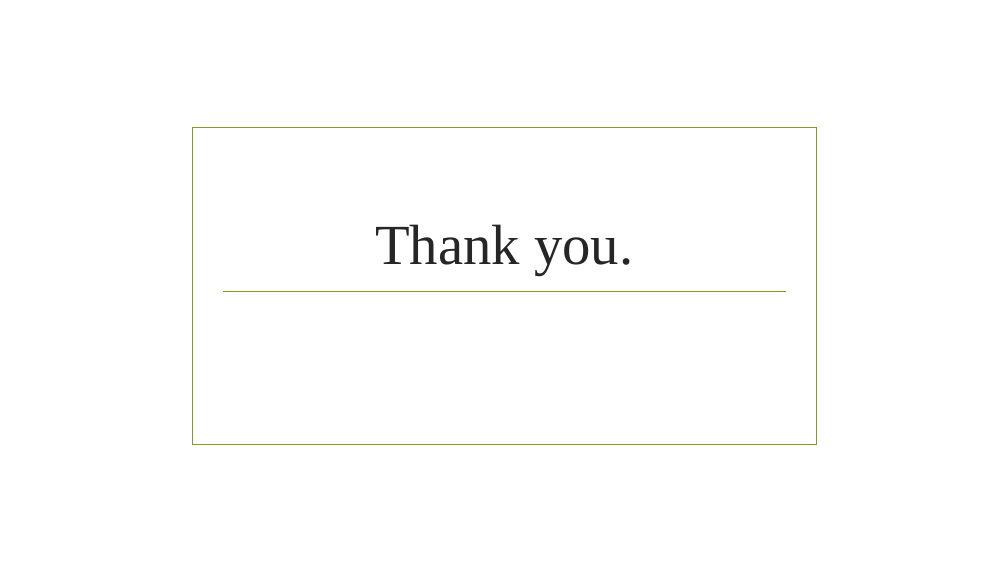
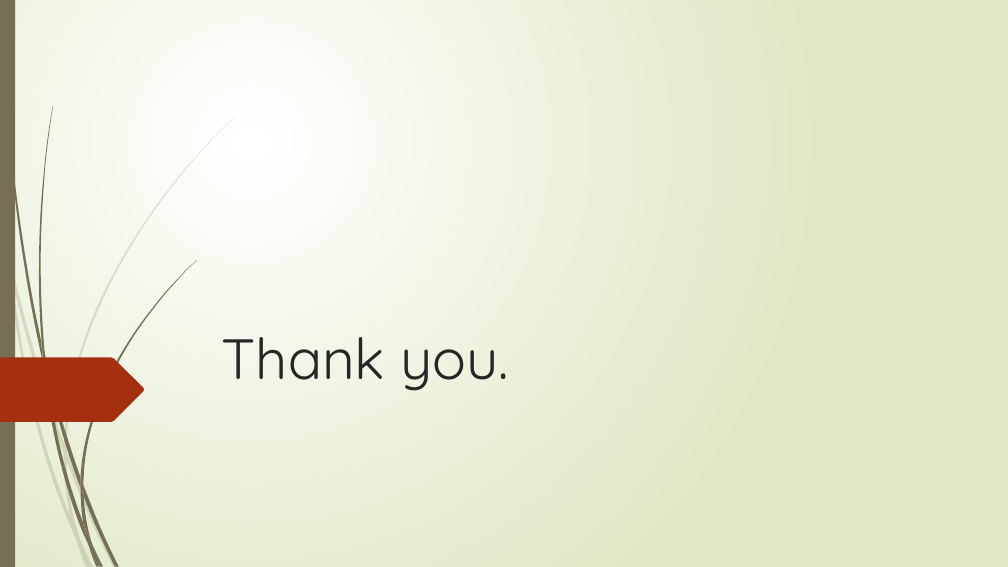
Before and after one commit to BhavinDhanwani/Assignments, a slide deck: slide 8 of Soft Skill Assignment/INTRODUCTION.pptx (slide 7 before the commit). Drawn at 1008x567 pixels with LibreOffice and Linux fonts; fonts in the diff are those of the drawing; background and template pictures are left out. Boxes give left, top, right and bottom in pixels: in the first picture for what was removed or moved away, otherwise in the second. Text is boxed around its words. In the diff, an @@ line names an element or a change of style, - is before the commit and + after.

```diff
--- a/Soft Skill Assignment/INTRODUCTION.pptx
+++ b/Soft Skill Assignment/INTRODUCTION.pptx
@@ background picture (left out) to gradient #FFFFFF to #DFE8C4 @@
@@ rectangle added at [0,0,15,567], fill #766F54 @@
@@ rectangle removed at [193,128,817,445] @@
@@ title "Thank you.": place and size @@
-title "Thank you." at [375,224,633,275]
+title "Thank you." at [222,337,509,391]
@@ title "Thank you." at [222,337,509,391]: font Times New Roman to Quicksand; alignment centre to left @@
@@ line removed from (222, 291) to (786, 291) @@
@@ freeform shape added at [0,358,144,422], fill #A53010 @@
@@ group added at [0,116,236,567]: 10 freeform shapes @@
@@ group added at [2,0,197,567]: 12 freeform shapes @@
```
Also in this commit, not shown: 6 other slides changed, 1 slide added, 1 other file.
